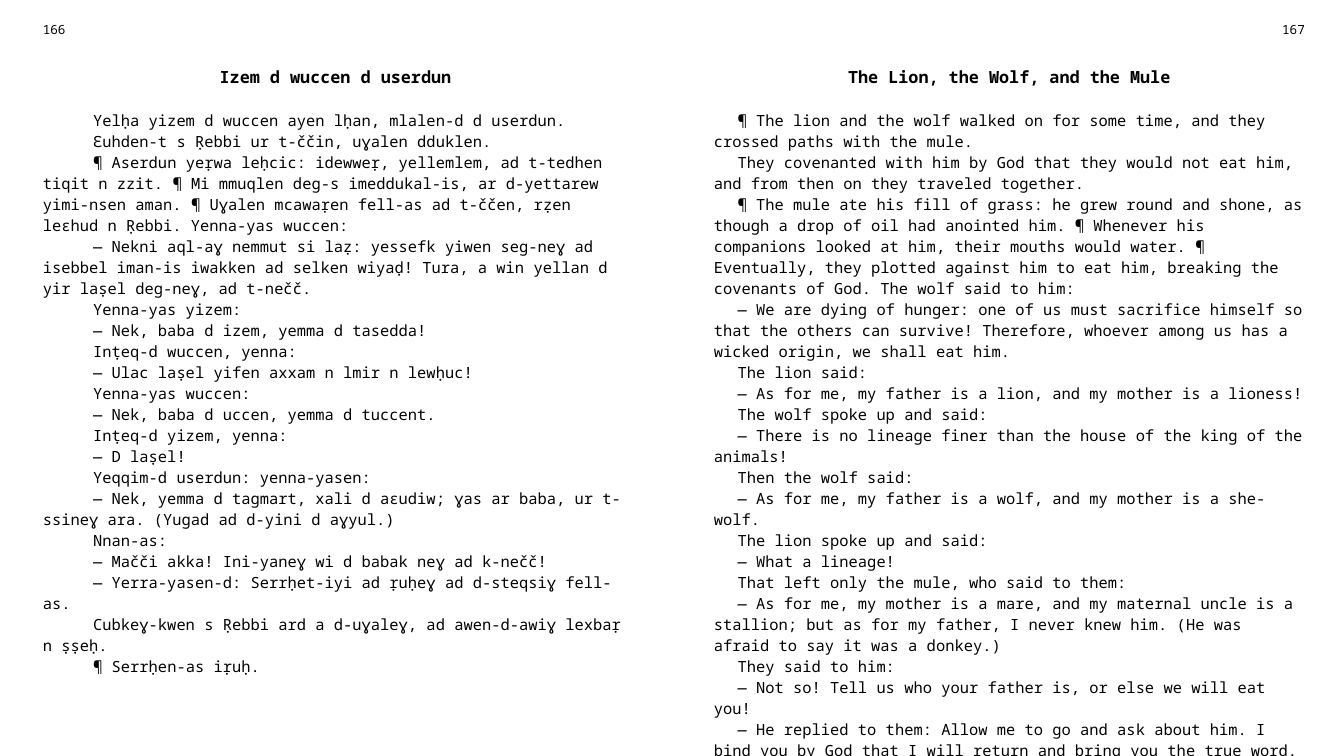
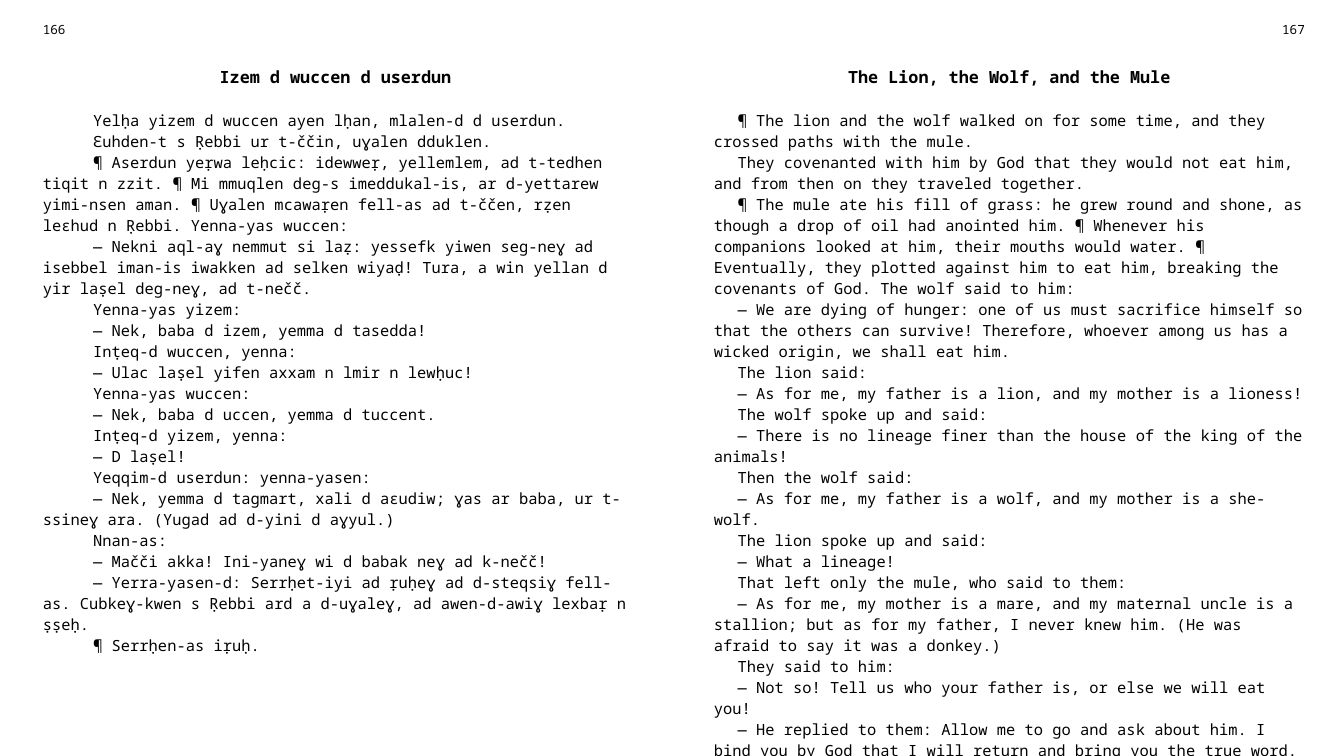
Before and after one commit to sferhah/tamacahut_n_wuccen, a slide deck: slide 82 of Uccen.ConsoleApp/Resources/pptx/uccen.eng.pptx. Drawn at 1344x756 pixels with LibreOffice and Linux fonts; fonts in the diff are those of the drawing. Boxes give left, top, right and bottom in pixels: in the first picture for what was removed or moved away, otherwise in the second. Text is boxed around its words. In the diff, an @@ line names an element or a change of style, - is before the commit and + after.

```diff
--- a/Uccen.ConsoleApp/Resources/pptx/uccen.eng.pptx
+++ b/Uccen.ConsoleApp/Resources/pptx/uccen.eng.pptx
@@ table at box(32, 16, 1315, 743) @@
-row 3, column 1: Yelḥa yizem d wuccen ayen lḥan, mlalen-d d userdun. / Ɛuhden-t s Ṛebbi ur t-ččin, uɣalen dduklen. / ¶ Aserdun yeṛwa leḥcic: idewweṛ, yellemlem, ad t-tedhen tiqit n zzit. ¶ Mi mmuqlen deg-s imeddukal-is, ar d-yettarew yimi-nsen aman. ¶ Uɣalen mcawaṛen fell-as ad t-ččen, rẓen leɛhud n Ṛebbi. Yenna-yas wuccen: / — Nekni aql-aɣ nemmut si laẓ: yessefk yiwen seg-neɣ ad isebbel iman-is iwakken ad selken wiyaḍ! Tura, a win yellan d yir laṣel deg-neɣ, ad t-nečč. / Yenna-yas yizem: / — Nek, baba d izem, yemma d tasedda! / Inṭeq-d wuccen, yenna: / — Ulac laṣel yifen axxam n lmir n lewḥuc! / Yenna-yas wuccen: / — Nek, baba d uccen, yemma d tuccent. / Inṭeq-d yizem, yenna: / — D laṣel! / Yeqqim-d userdun: yenna-yasen: / — Nek, yemma d tagmart, xali d aɛudiw; ɣas ar baba, ur t-ssineɣ ara. (Yugad ad d-yini d aɣyul.) / Nnan-as: / — Mačči akka! Ini-yaneɣ wi d babak neɣ ad k-nečč! / — Yerra-yasen-d: Serrḥet-iyi ad ṛuḥeɣ ad d-steqsiɣ fell-as. / Cubkeɣ-kwen s Ṛebbi ard a d-uɣaleɣ, ad awen-d-awiɣ lexbaṛ n ṣṣeḥ. / ¶ Serrḥen-as iṛuḥ.
+row 3, column 1: Yelḥa yizem d wuccen ayen lḥan, mlalen-d d userdun. / Ɛuhden-t s Ṛebbi ur t-ččin, uɣalen dduklen. / ¶ Aserdun yeṛwa leḥcic: idewweṛ, yellemlem, ad t-tedhen tiqit n zzit. ¶ Mi mmuqlen deg-s imeddukal-is, ar d-yettarew yimi-nsen aman. ¶ Uɣalen mcawaṛen fell-as ad t-ččen, rẓen leɛhud n Ṛebbi. Yenna-yas wuccen: / — Nekni aql-aɣ nemmut si laẓ: yessefk yiwen seg-neɣ ad isebbel iman-is iwakken ad selken wiyaḍ! Tura, a win yellan d yir laṣel deg-neɣ, ad t-nečč. / Yenna-yas yizem: / — Nek, baba d izem, yemma d tasedda! / Inṭeq-d wuccen, yenna: / — Ulac laṣel yifen axxam n lmir n lewḥuc! / Yenna-yas wuccen: / — Nek, baba d uccen, yemma d tuccent. / Inṭeq-d yizem, yenna: / — D laṣel! / Yeqqim-d userdun: yenna-yasen: / — Nek, yemma d tagmart, xali d aɛudiw; ɣas ar baba, ur t-ssineɣ ara. (Yugad ad d-yini d aɣyul.) / Nnan-as: / — Mačči akka! Ini-yaneɣ wi d babak neɣ ad k-nečč! / — Yerra-yasen-d: Serrḥet-iyi ad ṛuḥeɣ ad d-steqsiɣ fell-as. Cubkeɣ-kwen s Ṛebbi ard a d-uɣaleɣ, ad awen-d-awiɣ lexbaṛ n ṣṣeḥ. / ¶ Serrḥen-as iṛuḥ.
```
Also in this commit, not shown: 7 other files.
